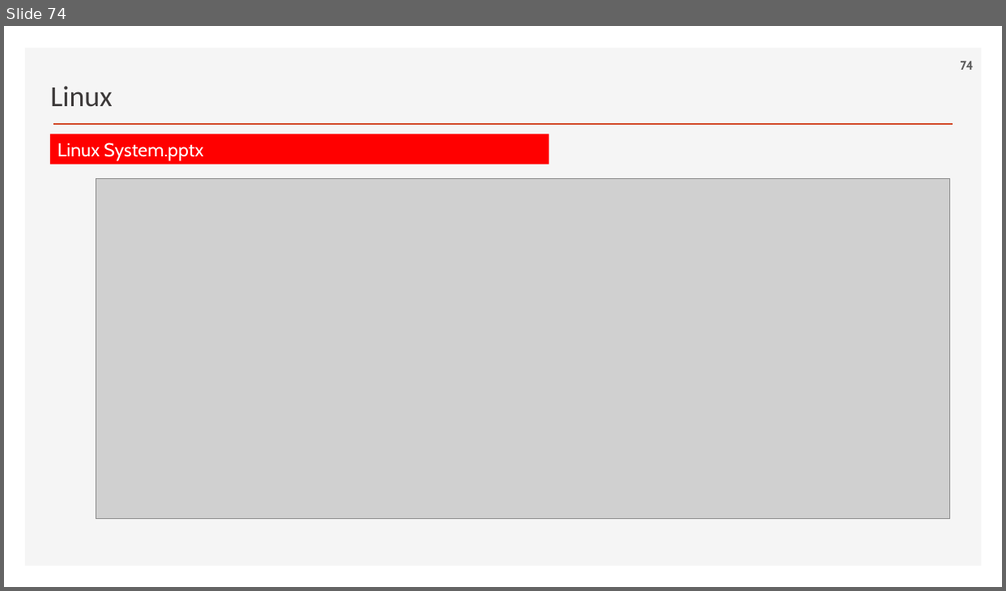
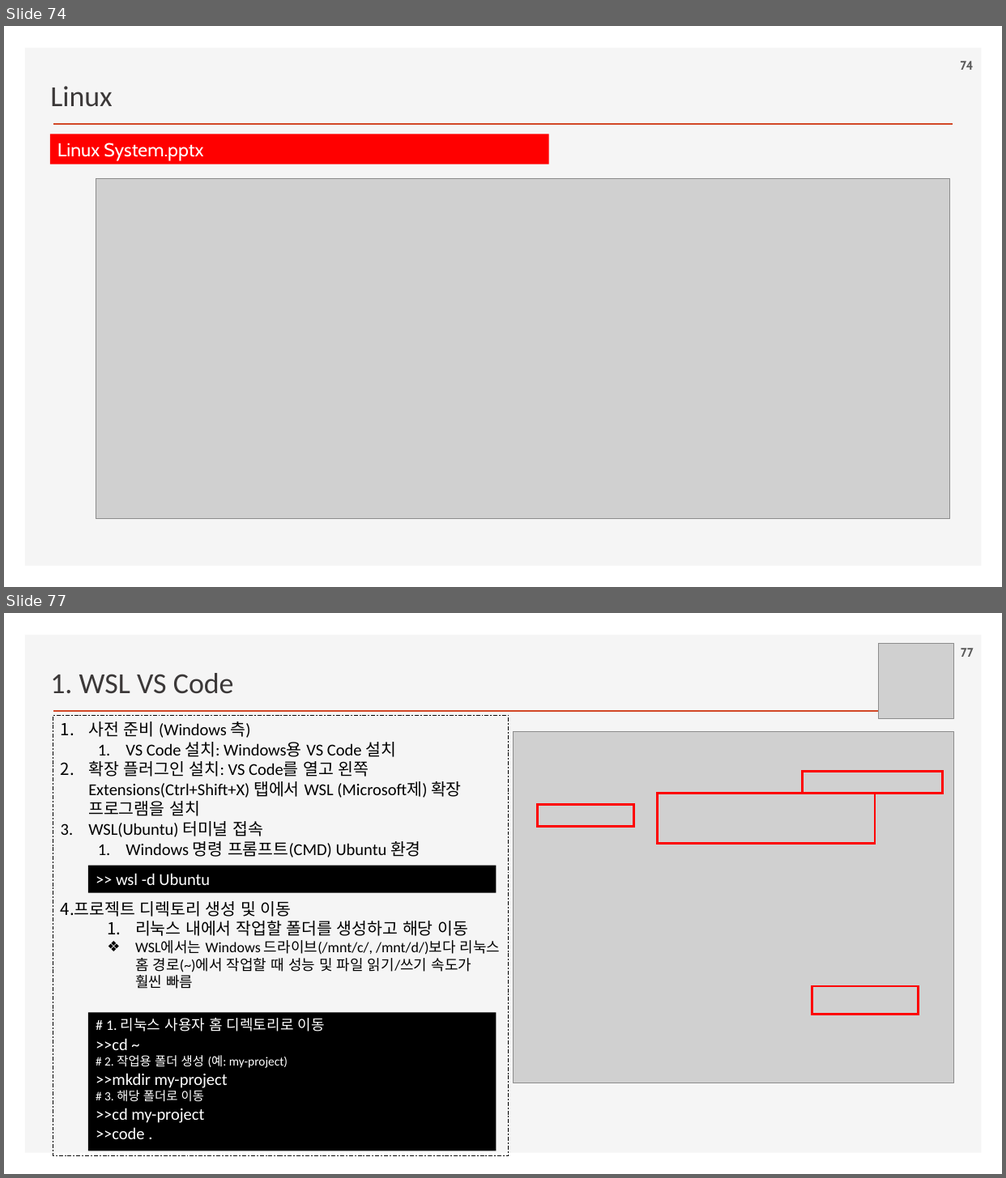
Before and after one commit to ancestor9/2026_Fall_AI-Workflow, a slide deck: PPTs/00_App Deployment.pptx. Shown one above the other, each under a label of ours: slide 74 before the commit, slides 74 and 77 after it; the slides between them are not shown. The pictures are 1006x591 and 1006x1178 pixels, drawn with LibreOffice and Linux fonts; fonts in the diff are those of the drawing; grey boxes stand for pictures; background and template pictures are left out. Boxes give left, top, right and bottom in pixels: in the first picture for what was removed or moved away, otherwise in the second. Text is boxed around its words. In the diff, an @@ line names an element or a change of style, - is before the commit and + after.

```diff
--- a/PPTs/00_App Deployment.pptx
+++ b/PPTs/00_App Deployment.pptx
@@ slide 77 added at box(4, 613, 1002, 1174), background #FFFFFF; not listed: 2 template elements that a slide beside it also shows @@
@@ picture added at box(879, 644, 954, 718) @@
@@ page number added at box(961, 648, 974, 657), 12 pt, text #595959, bold @@
+77
@@ text added at box(50, 673, 234, 694), 28 pt, text #3B3838 @@
+1. WSL VS Code
@@ rectangle added at box(53, 716, 509, 1157), outline #000000 0.75 pt dashed, 16 pt, text #000000 @@
+1. 사전 준비 (Windows 측)
+  1. VS Code 설치: Windows용 VS Code 설치
+2. 확장 플러그인 설치: VS Code를 열고 왼쪽 Extensions(Ctrl+Shift+X) 탭에서 WSL (Microsoft제) 확장 프로그램을 설치
+3. WSL(Ubuntu) 터미널 접속
+  1. Windows 명령 프롬프트(CMD) Ubuntu 환경
+4. 프로젝트 디렉토리 생성 및 이동
+    1. 리눅스 내에서 작업할 폴더를 생성하고 해당 이동
+    ❖ WSL에서는 Windows 드라이브(/mnt/c/, /mnt/d/)보다 리눅스 홈 경로(~)에서 작업할 때 성능 및 파일 읽기/쓰기 속도가 훨씬 빠름
@@ picture added at box(513, 732, 953, 1083) @@
@@ rectangle added at box(802, 772, 943, 794), outline #FF0000 2.25 pt @@
@@ rectangle added at box(538, 805, 634, 826), outline #FF0000 2.25 pt @@
@@ rectangle added at box(658, 794, 876, 845), outline #FF0000 2.25 pt @@
@@ rectangle added at box(88, 865, 496, 893), fill #000000, 16 pt, text #FFFFFF @@
+>> wsl -d Ubuntu
@@ rectangle added at box(812, 986, 918, 1015), outline #FF0000 2.25 pt @@
@@ rectangle added at box(88, 1013, 496, 1152), fill #000000, 16 pt, text #FFFFFF @@
+# 1. 리눅스 사용자 홈 디렉토리로 이동
+>>cd ~
+# 2. 작업용 폴더 생성 (예: my-project)
+>>mkdir my-project
+# 3. 해당 폴더로 이동
+>>cd my-project
+>>code .
```
Also in this commit, not shown: 4 other slides added.
